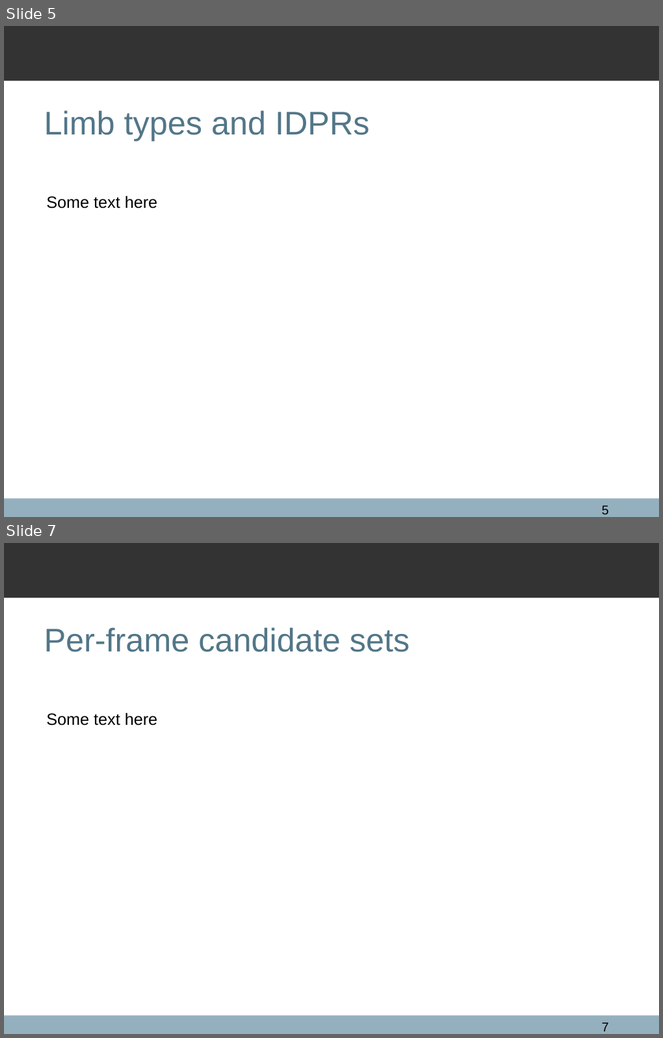
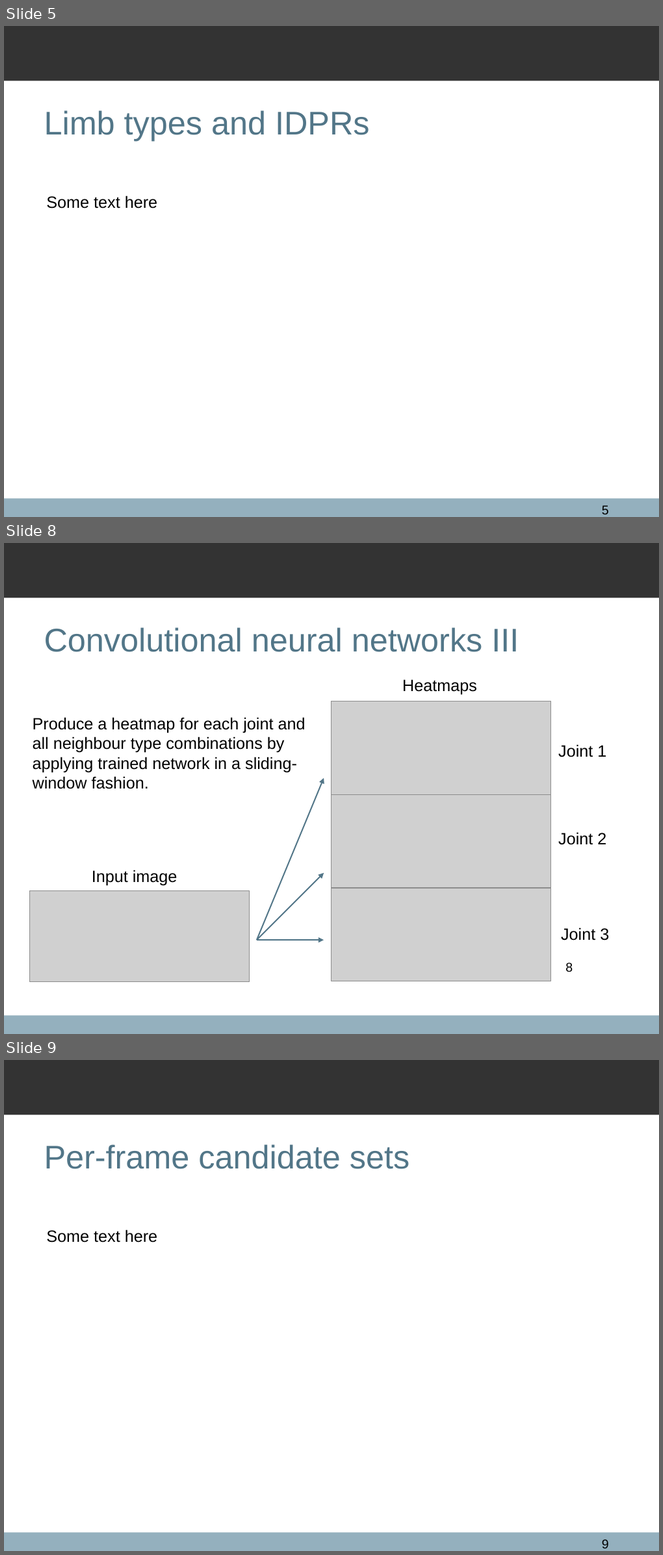
Before and after one commit to qxcv/comp2560, a slide deck: presentation/presentation.odp. Shown one above the other, each under a label of ours: slides 5 and 7 before the commit, slides 5, 8 and 9 after it; the slides between them are not shown. The pictures are 663x1038 and 663x1555 pixels, drawn with LibreOffice and Linux fonts; fonts in the diff are those of the drawing; grey boxes stand for pictures; background and template pictures are left out. Boxes give left, top, right and bottom in pixels: in the first picture for what was removed or moved away, otherwise in the second. Text is boxed around its words. In the diff, an @@ line names an element or a change of style, - is before the commit and + after.

```diff
--- a/presentation/presentation.odp
+++ b/presentation/presentation.odp
@@ slide 8 added at [4,543,659,1034], background #FFFFFF; not listed: 2 template elements that a slide beside it also shows @@
@@ title added at [44,627,519,652], 36 pt, text #527688 @@
+Convolutional neural networks III
@@ text added at [402,679,477,695], 18 pt, text #000000 @@
+Heatmaps
@@ text added at [33,717,306,789], 18 pt, text #000000 @@
+Produce a heatmap for each joint and all neighbour type combinations by applying trained network in a sliding-window fashion.
@@ picture added at [331,702,551,795] @@
@@ text added at [558,745,607,757], 18 pt, text #000000 @@
+Joint 1
@@ arrow added from (257, 940) to (324, 778), #527688 1.42 pt @@
@@ picture added at [331,795,551,887] @@
@@ text added at [558,832,607,845], 18 pt, text #000000 @@
+Joint 2
@@ text added at [92,870,178,886], 18 pt, text #000000 @@
+Input image
@@ arrow added from (257, 940) to (324, 873), #527688 1.42 pt @@
@@ picture added at [29,891,249,982] @@
@@ picture added at [331,888,551,981] @@
@@ text added at [561,928,609,941], 18 pt, text #000000 @@
+Joint 3
@@ arrow added from (257, 940) to (324, 940), #527688 1.42 pt @@
@@ page number added at [566,963,573,973], 14 pt, text #000000 @@
+8
@@ what was slide 7 is now slide 9 @@
@@ page number at [602,1540,609,1549]: text changed @@
-7
+9
```
Also in this commit, not shown: 2 slides changed, 2 other slides added, 2 slides removed, 2 other files.
